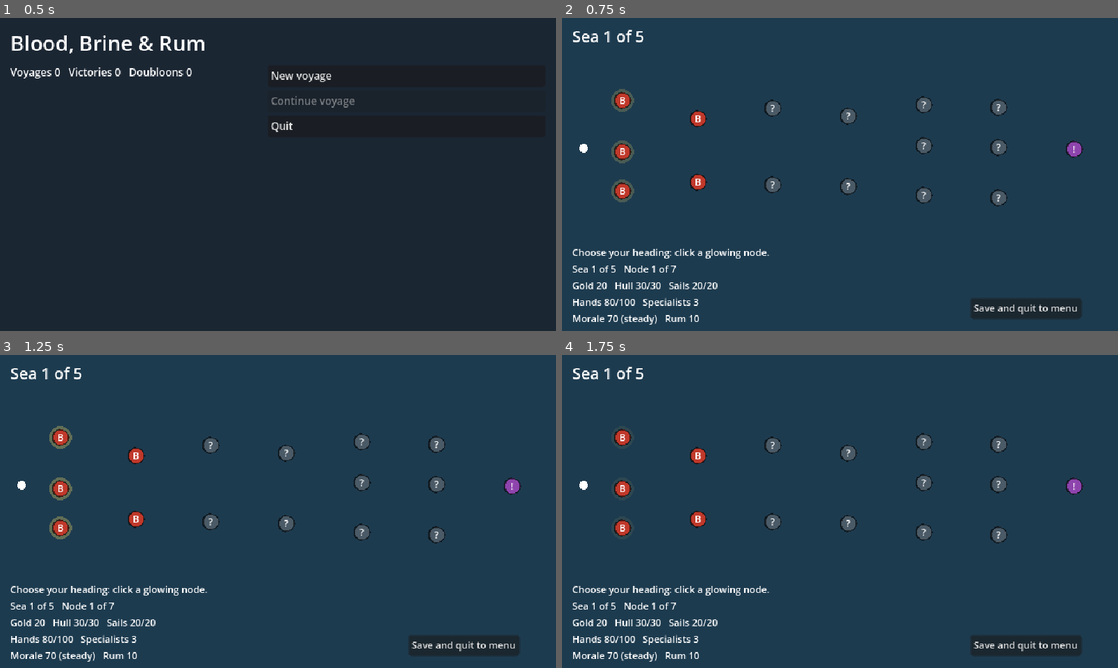
Above: before the commit, frames 1-4 (two rows, left to right).
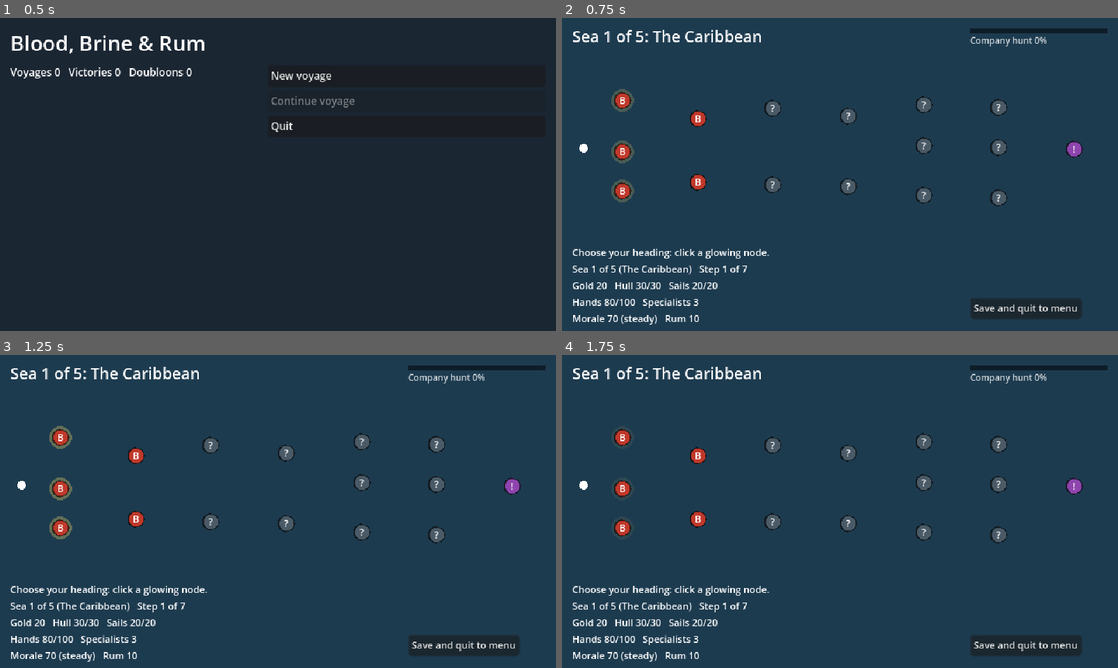
Above: after the commit, the same moments.

Repository: pinkman84/blood-brine-and-rum
Game: Godot game, scene res://scenes/main/main.tscn
Same seed, same stepped clock (60 frames per second), same inputs: the game is played once before the commit and once after it.
Inputs (mouse positions are in pixels of both pictures, inside the frame that each line leads up to):
- Up to frame 1 (0.5 s): no input
- Up to frame 2 (0.75 s): click "New voyage" at 0.5 s
- Up to frame 3 (1.25 s): no input
- Up to frame 4 (1.75 s): tap A at 1.25 s; move the mouse to (840, 511) at 1.27 s; tap F at 1.35 s; click (840, 511) at 1.42 s; tap Space at 1.52 s

Frame 1 is identical in both runs. In frame 2, 1.1% of the frame differs, in the area x 10-99%, y 3-83%; in frame 3, 1.1%; in frame 4, 1.1%.

Commit message:
Add chase logic - company pursuit logic added - increases as you proceed - adds node logic

Diff:
--- a/data/enemies/enemies.json
+++ b/data/enemies/enemies.json
@@ -101,5 +101,33 @@
     "flees_at": 0.4,
     "boards": false,
     "captives": 20
+  },
+  {
+    "id": "company_frigate",
+    "name": "Company hunter frigate",
+    "faction": "company",
+    "hunter": true,
+    "max_hull": 40,
+    "guns_per_side": 5,
+    "reload_time": 11,
+    "accuracy": 0.55,
+    "gold_reward": 35,
+    "min_sea": 1,
+    "hull_color": "4a3b2c",
+    "sail_color": "f5f2ea",
+    "flag_color": "b03a2e",
+    "max_sails": 22,
+    "evasion": 0.08,
+    "layout": "brigantine",
+    "crew": [
+      "helmsman",
+      "gunner",
+      "gunner",
+      "carpenter",
+      "bosun"
+    ],
+    "max_hands": 150,
+    "flees_at": 0.0,
+    "boards": false
   }
 ]
--- /dev/null
+++ b/data/seas/seas.json
@@ -0,0 +1,85 @@
+[
+  {
+    "id": "caribbean",
+    "name": "The Caribbean",
+    "role": "start",
+    "color": "1d3b4f",
+    "description": "Warm shallows, rival crews and Navy patrols. Every pirate starts here.",
+    "factions": {
+      "rivals": 3,
+      "navy": 2,
+      "company": 2,
+      "slavers": 1
+    }
+  },
+  {
+    "id": "atlantic",
+    "name": "The Atlantic Crossing",
+    "role": "middle",
+    "color": "1b2f45",
+    "description": "Open ocean and Navy convoys. Long days between landfalls.",
+    "factions": {
+      "navy": 3,
+      "company": 2,
+      "rivals": 1
+    }
+  },
+  {
+    "id": "west_africa",
+    "name": "The West African Coast",
+    "role": "middle",
+    "color": "2a3a3a",
+    "description": "Slaver country. Ugly work, but every captive freed is a hand gained.",
+    "factions": {
+      "slavers": 4,
+      "navy": 1,
+      "company": 1,
+      "rivals": 1
+    }
+  },
+  {
+    "id": "cape_of_storms",
+    "name": "The Cape of Storms",
+    "role": "middle",
+    "color": "25303d",
+    "description": "Where two oceans meet and fight. Company ships round the Cape heavy with cargo.",
+    "factions": {
+      "company": 3,
+      "rivals": 1
+    }
+  },
+  {
+    "id": "indian_ocean",
+    "name": "The Indian Ocean",
+    "role": "middle",
+    "color": "1a3d4a",
+    "description": "The Company's trade routes, and the pirate havens that feed on them.",
+    "factions": {
+      "company": 4,
+      "rivals": 2,
+      "navy": 1
+    }
+  },
+  {
+    "id": "spice_islands",
+    "name": "The Spice Islands",
+    "role": "middle",
+    "color": "1c4040",
+    "description": "Rich, crowded waters. Company factories and rival crews fighting over the spoils.",
+    "factions": {
+      "company": 3,
+      "rivals": 3
+    }
+  },
+  {
+    "id": "south_china_sea",
+    "name": "The South China Sea",
+    "role": "final",
+    "color": "2b2a3d",
+    "description": "The Company's home waters, and its flagship.",
+    "factions": {
+      "company": 5,
+      "navy": 1
+    }
+  }
+]
--- /dev/null
+++ b/scenes/map/sea_chart.tscn
@@ -0,0 +1,12 @@
+[gd_scene load_steps=2 format=3]
+
+[ext_resource type="Script" path="res://scripts/map/sea_chart_screen.gd" id="1_script"]
+
+[node name="SeaChart" type="Control"]
+layout_mode = 3
+anchors_preset = 15
+anchor_right = 1.0
+anchor_bottom = 1.0
+grow_horizontal = 2
+grow_vertical = 2
+script = ExtResource("1_script")
--- a/scripts/battle/battle_screen.gd
+++ b/scripts/battle/battle_screen.gd
@@ -112,6 +112,7 @@
 var _log_timer: SceneTreeTimer
 var _fallen: Array[String] = []
 var _start_hands := 0
+var _intro_note := ""  # shown once the battle screen is built
 
 
 func _ready() -> void:
@@ -138,6 +139,8 @@
 	_build_ui()
 	_update_stations()
 	_refresh_ui()
+	if _intro_note != "":
+		_log(_intro_note)
 
 
 func _exit_tree() -> void:
@@ -391,27 +394,57 @@
 
 # --- Combat ---------------------------------------------------------------
 
+## Chooses the enemy: a Company hunter if the hunt has found us, otherwise a
+## ship from this sea's mix of factions. Then scales her to how far we've come,
+## and makes her a veteran if she guards the sea's exit.
 func _pick_enemy(sea: int) -> Dictionary:
 	var all: Array = Data.get_all("enemies")
 	var run: RunState = GameState.run
 	var elite := run.elite_pending
 	run.elite_pending = false
-	# The sea's exit fight may draw from one sea ahead.
-	var reach := sea + (1 if elite else 0)
-	var options := all.filter(func(e: Dictionary) -> bool: return int(e.get("min_sea", 1)) <= reach)
-	if options.is_empty():
-		options = all
-	var picked: Dictionary = options.pick_random()
-	if not elite:
-		return picked
-	# A veteran captain guarding the way out: tougher ship, richer prize.
+	var hunter := run.hunter_pending or (not elite and randf() < Voyage.hunter_chance(run))
+	run.hunter_pending = false
+	var picked: Dictionary = {}
+	if hunter:
+		var hunters := all.filter(func(e: Dictionary) -> bool: return bool(e.get("hunter", false)))
+		if not hunters.is_empty():
+			picked = hunters.pick_random()
+			_intro_note = "A Company hunter has run us down!"
+	if picked.is_empty():
+		# The sea's exit fight may draw from one sea ahead.
+		var reach := sea + (1 if elite else 0)
+		var options := all.filter(func(e: Dictionary) -> bool: return int(e.get("min_sea", 1)) <= reach and not bool(e.get("hunter", false)))
+		if options.is_empty():
+			options = all
+		picked = _weighted_by_sea(options, run)
 	var boosted := picked.duplicate(true)
-	boosted["name"] = "Veteran " + str(picked.get("name", "ship")).to_lower()
-	boosted["max_hull"] = roundi(int(picked.get("max_hull", 20)) * ELITE_BOOST)
-	boosted["max_hands"] = roundi(int(picked.get("max_hands", 100)) * ELITE_BOOST)
-	boosted["accuracy"] = float(picked.get("accuracy", 0.5)) + 0.05
-	boosted["gold_reward"] = roundi(int(picked.get("gold_reward", 10)) * ELITE_GOLD)
+	var scale := Voyage.scale(run)
+	boosted["max_hull"] = roundi(int(picked.get("max_hull", 20)) * scale)
+	boosted["max_hands"] = roundi(int(picked.get("max_hands", 100)) * scale)
+	boosted["accuracy"] = float(picked.get("accuracy", 0.5)) + Voyage.SEA_ACCURACY * (sea - 1)
+	boosted["gold_reward"] = roundi(int(picked.get("gold_reward", 10)) * (1.0 + Voyage.SEA_GOLD * (sea - 1)))
+	if elite:
+		# A veteran captain guarding the way out: tougher ship, richer prize.
+		boosted["name"] = "Veteran " + str(picked.get("name", "ship")).to_lower()
+		boosted["max_hull"] = roundi(int(boosted["max_hull"]) * ELITE_BOOST)
+		boosted["max_hands"] = roundi(int(boosted["max_hands"]) * ELITE_BOOST)
+		boosted["accuracy"] = float(boosted["accuracy"]) + 0.05
+		boosted["gold_reward"] = roundi(int(boosted["gold_reward"]) * ELITE_GOLD)
 	return boosted
+
+
+## Picks from the candidates by this sea's faction weights (data/seas "factions").
+func _weighted_by_sea(options: Array, run: RunState) -> Dictionary:
+	var weights: Dictionary = Voyage.sea(run).get("factions", {})
+	var total := 0.0
+	for e: Dictionary in options:
+		total += float(weights.get(e.get("faction", ""), 0.5))
+	var roll := randf() * total
+	for e: Dictionary in options:
+		roll -= float(weights.get(e.get("faction", ""), 0.5))
+		if roll <= 0.0:
+			return e
+	return options.back()
 
 
 # --- Coming about -----------------------------------------------------------
@@ -919,6 +952,8 @@
 ## patch the hull, the hands and bosuns mend sails, and the wounded recover.
 func _write_back(won: bool) -> Dictionary:
 	var run: RunState = GameState.run
+	if won and str(_enemy_data.get("faction", "")) == "company":
+		Voyage.change_hunt(run, Voyage.HUNT_PER_COMPANY_SHIP)  # the Company notices its losses
 	var survivors := player_crew.filter(func(c: BattleCrew) -> bool: return c.alive)
 	var repair := 0
 	var mend := 0
--- a/scripts/core/data_db.gd
+++ b/scripts/core/data_db.gd
@@ -8,7 +8,7 @@
 ## Note: JSON numbers load as floats. Wrap them in int() where you need ints.
 
 const DATA_ROOT := "res://data"
-const CATEGORIES: Array[String] = ["ammo", "ships", "enemies", "layouts", "crew", "names", "factions", "events"]
+const CATEGORIES: Array[String] = ["ammo", "ships", "enemies", "layouts", "crew", "names", "factions", "events", "seas"]
 
 var _tables: Dictionary = {}  # category -> { id -> Dictionary }
 
--- a/scripts/core/game_state.gd
+++ b/scripts/core/game_state.gd
@@ -5,7 +5,7 @@
 ## into here (start a run, finish a node, end the run) and never load each
 ## other directly.
 
-enum Screen { MENU, SEA_MAP, BATTLE, EVENT, SHOP, GAME_OVER }
+enum Screen { MENU, SEA_MAP, BATTLE, EVENT, SHOP, GAME_OVER, SEA_CHART }
 
 const SCREEN_SCENES := {
 	Screen.MENU: "res://scenes/ui/menu.tscn",
@@ -14,6 +14,7 @@
 	Screen.EVENT: "res://scenes/ui/event.tscn",
 	Screen.SHOP: "res://scenes/ui/shop.tscn",
 	Screen.GAME_OVER: "res://scenes/ui/game_over.tscn",
+	Screen.SEA_CHART: "res://scenes/map/sea_chart.tscn",
 }
 
 const STARTING_SHIP := "sloop"
@@ -38,6 +39,7 @@
 
 func start_new_run() -> void:
 	run = RunState.new_run(Data.get_item("ships", STARTING_SHIP))
+	Voyage.enter_sea(run, Voyage.START_SEA)
 	SaveSystem.add_meta("voyages", 1)
 	SaveSystem.save_meta()
 	SaveSystem.save_run(run)
@@ -46,7 +48,12 @@
 
 func continue_run() -> void:
 	run = SaveSystem.load_run()
-	change_screen(Screen.SEA_MAP if run != null else Screen.MENU)
+	if run == null:
+		change_screen(Screen.MENU)
+	elif run.route.size() < run.sea_number:
+		change_screen(Screen.SEA_CHART)  # we quit while choosing the next sea
+	else:
+		change_screen(Screen.SEA_MAP)
 
 
 ## Call when the player finishes a node. Moves on, saves, and returns to the map.
@@ -68,6 +75,12 @@
 		run.map = {}  # the next sea's map is drawn when we first see it
 		if run.sea_number > RunState.SEAS_PER_RUN:
 			end_run(true)
+			return
+		if run.sea_number == RunState.SEAS_PER_RUN:
+			Voyage.enter_sea(run, Voyage.FINAL_SEA)  # the last leg is always the Company's home waters
+		else:
+			SaveSystem.save_run(run)
+			change_screen(Screen.SEA_CHART)  # choose the next sea
 			return
 	SaveSystem.save_run(run)
 	change_screen(Screen.SEA_MAP)
--- a/scripts/core/run_state.gd
+++ b/scripts/core/run_state.gd
@@ -27,6 +27,10 @@
 var map: Dictionary = {}  # this sea's node map (SeaMapGen); empty until first shown
 var elite_pending := false  # the next battle is the sea's exit fight
 var last_note := ""  # a line to show on the map when we return to it
+var sea_id := ""  # which sea we're in (data/seas)
+var route: Array = []  # sea ids sailed so far, in order
+var hunt: int = 0  # the Company's hunt for us, 0 to 100 (see Voyage)
+var hunter_pending := false  # the next battle is a Company hunter
 var battles_won: int = 0
 
 
@@ -78,6 +82,10 @@
 		"days": days,
 		"map": map,
 		"elite_pending": elite_pending,
+		"sea_id": sea_id,
+		"route": route,
+		"hunt": hunt,
+		"hunter_pending": hunter_pending,
 		"battles_won": battles_won,
 	}
 
@@ -114,6 +122,13 @@
 	run.days = int(data.get("days", 0))
 	run.map = data.get("map", {})
 	run.elite_pending = bool(data.get("elite_pending", false))
+	run.sea_id = str(data.get("sea_id", ""))
+	run.route = data.get("route", [])
+	run.hunt = int(data.get("hunt", 0))
+	run.hunter_pending = bool(data.get("hunter_pending", false))
+	if run.sea_id == "":  # saves from before the sea chart
+		run.sea_id = Voyage.START_SEA
+		run.route = [Voyage.START_SEA]
 	return run
 
 
--- /dev/null
+++ b/scripts/core/voyage.gd
@@ -0,0 +1,74 @@
+class_name Voyage
+extends RefCounted
+## The run's route across the seas, and the Company's hunt for you.
+##
+## Route: every run starts in the Caribbean and ends in the South China Sea.
+## In between, at each sea's exit you choose the next sea on the sea chart,
+## from CHART_CHOICES you haven't sailed yet (data/seas, role "middle").
+##
+## Difficulty rises with how many seas you've crossed, not which sea it is:
+## enemies get tougher and pay better by SEA_SCALE per sea.
+##
+## The Hunt (0 to 100): the Company closing in. It rises every day at sea and
+## whenever you sink or take a Company ship, and eases a little when you cross
+## into new waters. From HUNTED, Company hunter frigates start replacing
+## ordinary enemies; at 100 a hunter intercepts you at your next node.
+
+const START_SEA := "caribbean"
+const FINAL_SEA := "south_china_sea"
+const CHART_CHOICES := 2
+
+const SEA_SCALE := 0.12  # extra hull and hands per sea crossed
+const SEA_ACCURACY := 0.02  # extra enemy accuracy per sea crossed
+const SEA_GOLD := 0.15  # extra prize gold per sea crossed
+
+const HUNT_PER_DAY := 4
+const HUNT_PER_COMPANY_SHIP := 8
+const HUNT_NEW_SEA := -15
+const HUNTED := 50  # hunters start to appear
+const INTERCEPT := 100  # a hunter finds you
+const AFTER_INTERCEPT := 60  # where the hunt drops to once a hunter has found you
+
+
+static func sea(run: RunState) -> Dictionary:
+	var id := run.sea_id if run.sea_id != "" else START_SEA
+	return Data.get_item("seas", id)
+
+
+static func sea_name(run: RunState) -> String:
+	return str(sea(run).get("name", "Unknown waters"))
+
+
+## Seas offered on the chart: middle seas not yet sailed, CHART_CHOICES at most.
+static func chart_options(run: RunState) -> Array:
+	var options: Array = []
+	for s: Dictionary in Data.get_all("seas"):
+		if s.get("role", "") == "middle" and not run.route.has(s["id"]):
+			options.append(s)
+	options.shuffle()
+	return options.slice(0, CHART_CHOICES)
+
+
+## Move into a sea: record it, draw a fresh map on first sight, ease the hunt.
+static func enter_sea(run: RunState, id: String) -> void:
+	run.sea_id = id
+	run.route.append(id)
+	run.map = {}
+	if run.route.size() > 1:
+		change_hunt(run, HUNT_NEW_SEA)
+
+
+static func change_hunt(run: RunState, amount: int) -> void:
+	run.hunt = clampi(run.hunt + amount, 0, INTERCEPT)
+
+
+## Multiplier for enemy hull, hands and so on in the current sea.
+static func scale(run: RunState) -> float:
+	return 1.0 + SEA_SCALE * (run.sea_number - 1)
+
+
+## Chance the next ordinary battle is a Company hunter instead.
+static func hunter_chance(run: RunState) -> float:
+	if run.hunt < HUNTED:
+		return 0.0
+	return clampf(float(run.hunt - HUNTED + 10) / 60.0, 0.0, 1.0)
--- /dev/null
+++ b/scripts/map/sea_chart_screen.gd
@@ -0,0 +1,43 @@
+extends ScreenBase
+## The sea chart: shown at each sea's exit (except before the last leg).
+## Pick which sea to sail into next. Placeholder layout; a drawn chart of the
+## world comes later.
+
+var _options: Array = []
+
+
+func _title() -> String:
+	return "The sea chart"
+
+
+func _build() -> void:
+	var run: RunState = GameState.run
+	_options = Voyage.chart_options(run)
+	if _options.is_empty():  # nothing left to choose: straight on to the final sea
+		Voyage.enter_sea(run, Voyage.FINAL_SEA)
+		_sail()
+		return
+	for s: Dictionary in _options:
+		add_button("Set a course for %s" % s.get("name", "?"), _choose.bind(str(s["id"])))
+
+
+func refresh() -> void:
+	var run: RunState = GameState.run
+	var lines: Array[String] = []
+	lines.append("Sea %d of %d. Where next, captain?" % [run.sea_number, RunState.SEAS_PER_RUN])
+	lines.append("")
+	for s: Dictionary in _options:
+		lines.append("%s: %s" % [s.get("name", "?"), s.get("description", "")])
+		lines.append("")
+	lines.append("The voyage ends in %s." % Data.get_item("seas", Voyage.FINAL_SEA).get("name", "the Company's home waters"))
+	_info.text = "\n".join(lines)
+
+
+func _choose(id: String) -> void:
+	Voyage.enter_sea(GameState.run, id)
+	_sail()
+
+
+func _sail() -> void:
+	SaveSystem.save_run(GameState.run)
+	GameState.change_screen.call_deferred(GameState.Screen.SEA_MAP)
--- a/scripts/map/sea_map_screen.gd
+++ b/scripts/map/sea_map_screen.gd
@@ -36,14 +36,14 @@
 		SaveSystem.save_run(_run)
 
 	var title := Label.new()
-	title.text = "Sea %d of %d" % [_run.sea_number, RunState.SEAS_PER_RUN]
+	title.text = "Sea %d of %d: %s" % [_run.sea_number, RunState.SEAS_PER_RUN, Voyage.sea_name(_run)]
 	title.add_theme_font_size_override("font_size", 18)
 	title.position = Vector2(12, 8)
 	add_child(title)
 
 	_note = Label.new()
-	_note.position = Vector2(160, 14)
-	_note.size = Vector2(470, 20)
+	_note.position = Vector2(12, 32)
+	_note.size = Vector2(616, 20)
 	_note.text = _run.last_note
 	_run.last_note = ""
 	add_child(_note)
@@ -64,7 +64,8 @@
 
 
 func _draw() -> void:
-	draw_rect(Rect2(Vector2.ZERO, size), BG_COLOR)
+	draw_rect(Rect2(Vector2.ZERO, size), Color.from_string(str(Voyage.sea(_run).get("color", "")), BG_COLOR))
+	_draw_hunt()
 	var nodes: Array = _run.map["nodes"]
 	var font := ThemeDB.fallback_font
 
@@ -126,8 +127,15 @@
 	_run.map["current"] = id
 	(_run.map["visited"] as Array).append(id)
 	_run.days += 1
+	Voyage.change_hunt(_run, Voyage.HUNT_PER_DAY)
+	var type := str(node["type"])
+	if _run.hunt >= Voyage.INTERCEPT and type != "elite":
+		# The hunt has found us: whatever was waiting here, a Company hunter is upon us.
+		_run.hunter_pending = true
+		_run.hunt = Voyage.AFTER_INTERCEPT
+		type = "battle"
 	SaveSystem.save_run(_run)
-	match str(node["type"]):
+	match type:
 		"battle":
 			GameState.change_screen(GameState.Screen.BATTLE)
 		"elite":
@@ -145,6 +153,17 @@
 
 # --- Helpers ----------------------------------------------------------------
 
+## The Company's hunt as a bar in the top-right corner.
+func _draw_hunt() -> void:
+	var bar := Rect2(470, 12, 158, 6)
+	draw_rect(bar, Color(0, 0, 0, 0.5))
+	var share := float(_run.hunt) / Voyage.INTERCEPT
+	var colour := Color("e67e22") if _run.hunt < Voyage.HUNTED else Color("e74c3c")
+	draw_rect(Rect2(bar.position, Vector2(bar.size.x * share, bar.size.y)), colour)
+	draw_string(ThemeDB.fallback_font, Vector2(470, 30), "Company hunt %d%%" % _run.hunt,
+		HORIZONTAL_ALIGNMENT_LEFT, 158, 10, Color(1, 1, 1, 0.8))
+
+
 func _pos(node: Dictionary) -> Vector2:
 	var p: Array = node["pos"]
 	return Vector2(float(p[0]), float(p[1]))
--- a/scripts/ui/screen_base.gd
+++ b/scripts/ui/screen_base.gd
@@ -98,10 +98,11 @@
 static func summary(run: RunState) -> String:
 	if run == null:
 		return ""
-	return "Sea %d of %d   Node %d of %d\nGold %d   Hull %d/%d   Sails %d/%d\nHands %d/%d   Specialists %d\nMorale %d (%s)   Rum %d%s" % [
-		run.sea_number, RunState.SEAS_PER_RUN,
+	return "Sea %d of %d (%s)   Step %d of %d\nGold %d   Hull %d/%d   Sails %d/%d\nHands %d/%d   Specialists %d\nMorale %d (%s)   Rum %d%s\nCompany hunt %d%%%s" % [
+		run.sea_number, RunState.SEAS_PER_RUN, Voyage.sea_name(run),
 		run.node_index + 1, RunState.NODES_PER_SEA,
 		run.gold, run.hull, run.max_hull, run.sails, run.max_sails,
 		run.hands, run.max_hands, run.crew.size(),
 		run.morale, Morale.mood(run.morale), run.rum, "  (cask dry!)" if run.rum <= 0 else "",
+		run.hunt, "  (hunters about!)" if run.hunt >= Voyage.HUNTED else "",
 	]
Not shown, added: scripts/core/voyage.gd.uid
Not shown, added: scripts/map/sea_chart_screen.gd.uid
